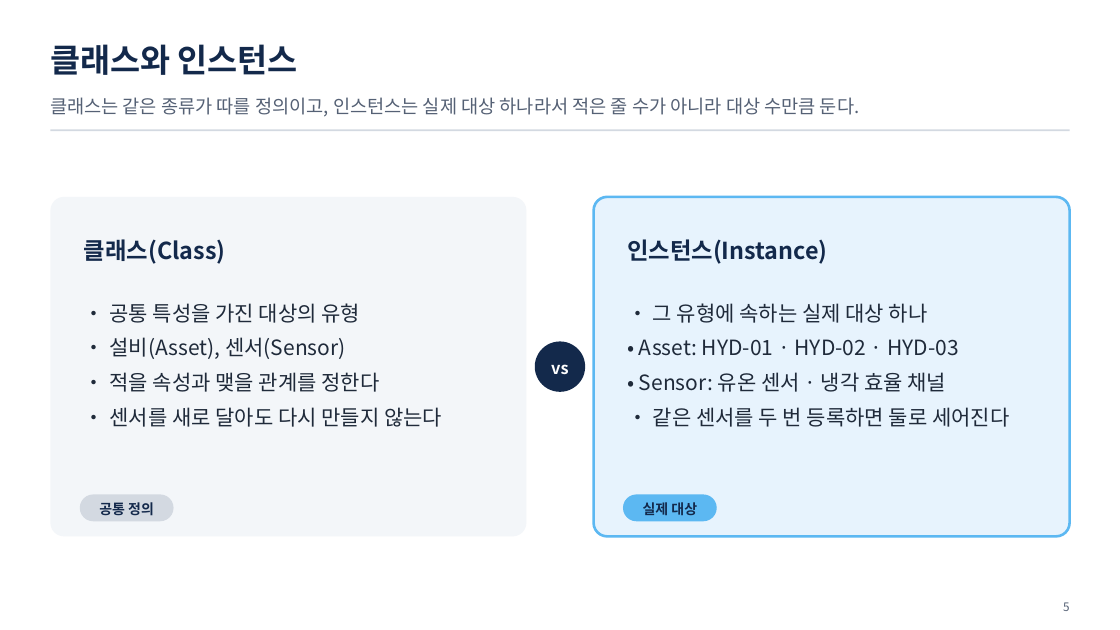
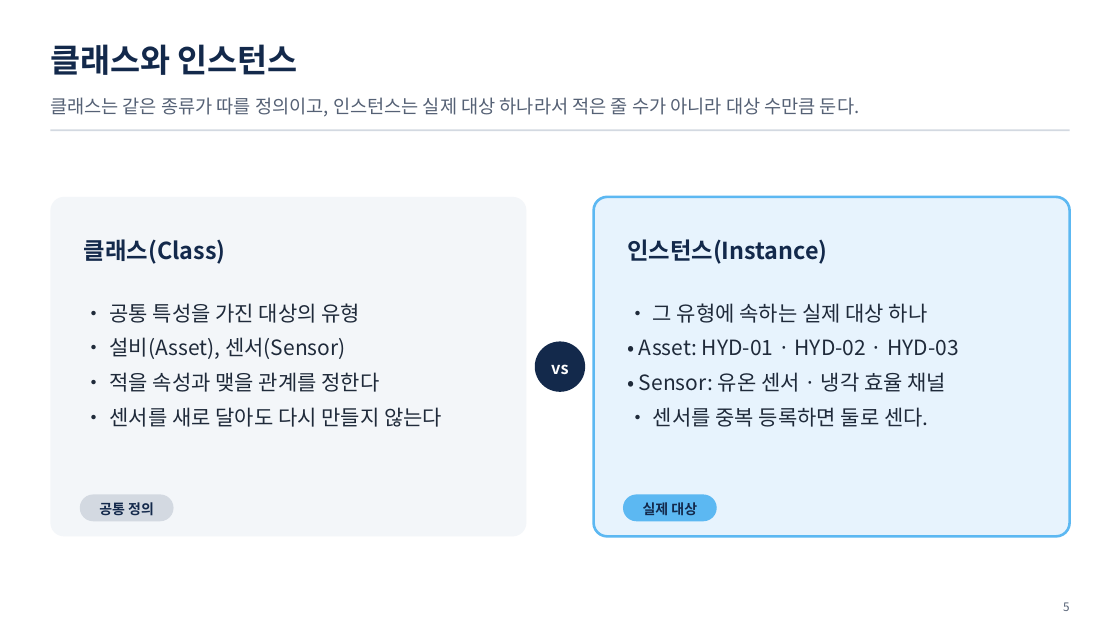
Before and after one commit to uengine-oss/hyd-iot-edu, a slide deck: slide 5 of workspace/강의제작/산출물/실전반/이론/02회차/실전반_02일차.pptx. Drawn at 1120x630 pixels with LibreOffice and Linux fonts; fonts in the diff are those of the drawing. Boxes give left, top, right and bottom in pixels: in the first picture for what was removed or moved away, otherwise in the second. Text is boxed around its words. In the diff, an @@ line names an element or a change of style, - is before the commit and + after.

```diff
--- a/workspace/강의제작/산출물/실전반/이론/02회차/실전반_02일차.pptx
+++ b/workspace/강의제작/산출물/실전반/이론/02회차/실전반_02일차.pptx
@@ text at [653, 407, 928, 427]: text changed @@
-• 같은 센서를 두 번 등록하면 둘로 세어진다
+• 센서를 중복 등록하면 둘로 센다.
```
Also in this commit, not shown: 10 other slides changed, 13 other files.
